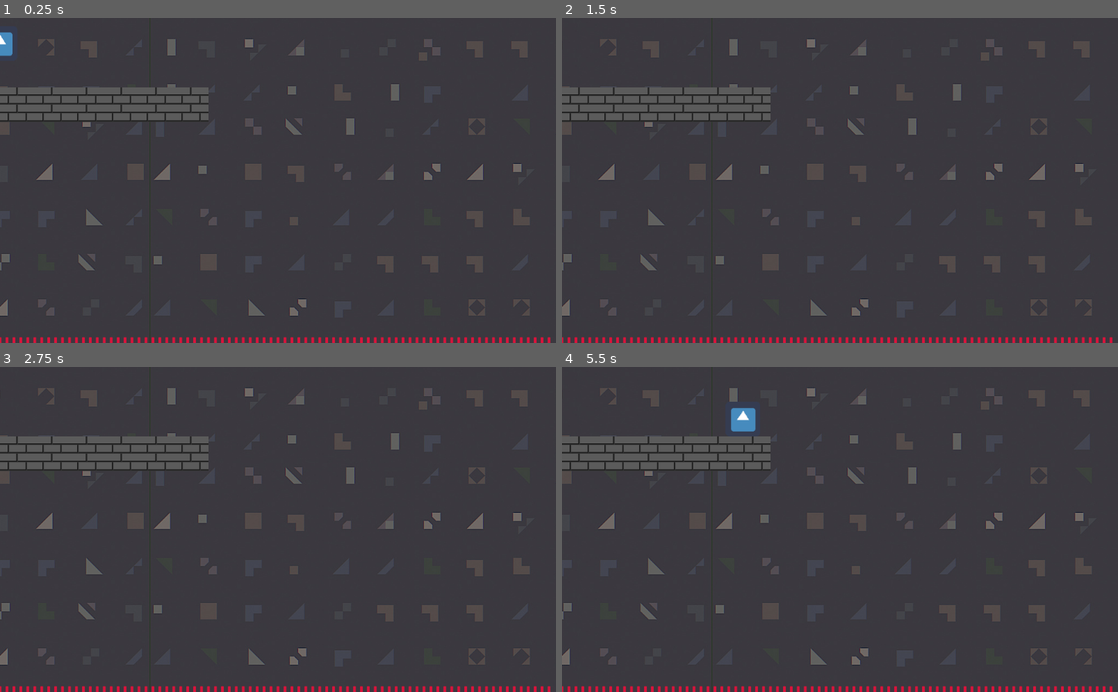
Above: before the commit, frames 1-4 (two rows, left to right).
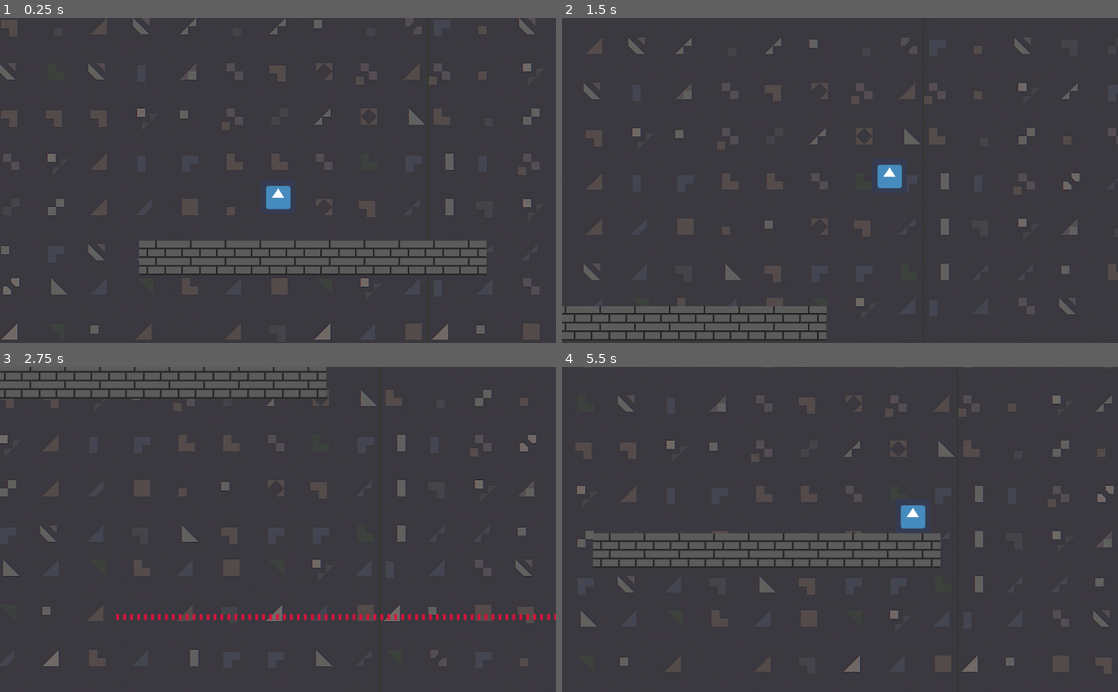
Above: after the commit, the same moments.

Repository: NuceSoftware/EnterTheGame
Game: Godot game, scene res://Scenes/Levels/levelTwo.tscn
Two runs of this game, one before a commit and one after it. Both use one fixed random seed, a clock stepped at 60 frames per second and the inputs below. This scene is started directly instead of the project's main scene. The engine's default icon, where the game draws it, is replaced by a stand-in: a white triangle on a blue panel in a dark square.
Inputs (mouse positions are in pixels of both pictures, inside the frame that each line leads up to):
- Up to frame 1 (0.25 s): no input
- Up to frame 2 (1.5 s): move the mouse to (812, 245) at 0.52 s; hold Shift (sprint) 0.53-1.28 s; hold Right (ui_right) from 0.53 s (still down); tap Space (jump) at 0.77 s; move the mouse to (1006, 229) at 1.27 s; tap Shift (sprint) at 1.35 s
- Up to frame 3 (2.75 s): tap Space (jump) at 1.52 s; move the mouse to (111, 480) at 2.02 s; release Right (ui_right) at 2.03 s; hold Left (ui_left) from 2.03 s (still down); hold Shift (sprint) from 2.03 s (still down)
- Up to frame 4 (5.5 s): move the mouse to (867, 529) at 2.77 s; release Shift (sprint) at 2.78 s; tap Shift (sprint) at 2.85, 4.35 s; tap Space (jump) at 3.02, 3.77, 4.52 s; move the mouse to (756, 448) at 3.52 s; hold Shift (sprint) 3.53-4.28 s; move the mouse to (962, 513) at 4.27 s; release Left (ui_left) at 4.28 s; hold Right (ui_right) from 4.28 s (still down); move the mouse to (728, 545) at 5.02 s; hold Shift (sprint) from 5.03 s (still down)

The runs differ from the first frame. In frame 1, 15% of the frame differs, in the area x 0-99%, y 0-100%; in frame 2, 13%; in frame 3, 14%; in frame 4, 15%.

Commit message:
Fix camera not being set in level 2

Diff:
--- a/Scenes/Levels/levelOne.tscn
+++ b/Scenes/Levels/levelOne.tscn
@@ -128,10 +128,6 @@
 
 [node name="player" parent="." instance=ExtResource( 2 )]
 
-[node name="Camera2D" type="Camera2D" parent="player"]
-current = true
-smoothing_enabled = true
-
 [node name="ParallaxBackground" parent="." instance=ExtResource( 3 )]
 
 [node name="Background" type="TileMap" parent="."]
--- a/Scenes/player.tscn
+++ b/Scenes/player.tscn
@@ -16,3 +16,7 @@
 
 [node name="CollisionShape2D" type="CollisionShape2D" parent="."]
 shape = SubResource( 1 )
+
+[node name="Camera2D" type="Camera2D" parent="."]
+current = true
+smoothing_enabled = true
